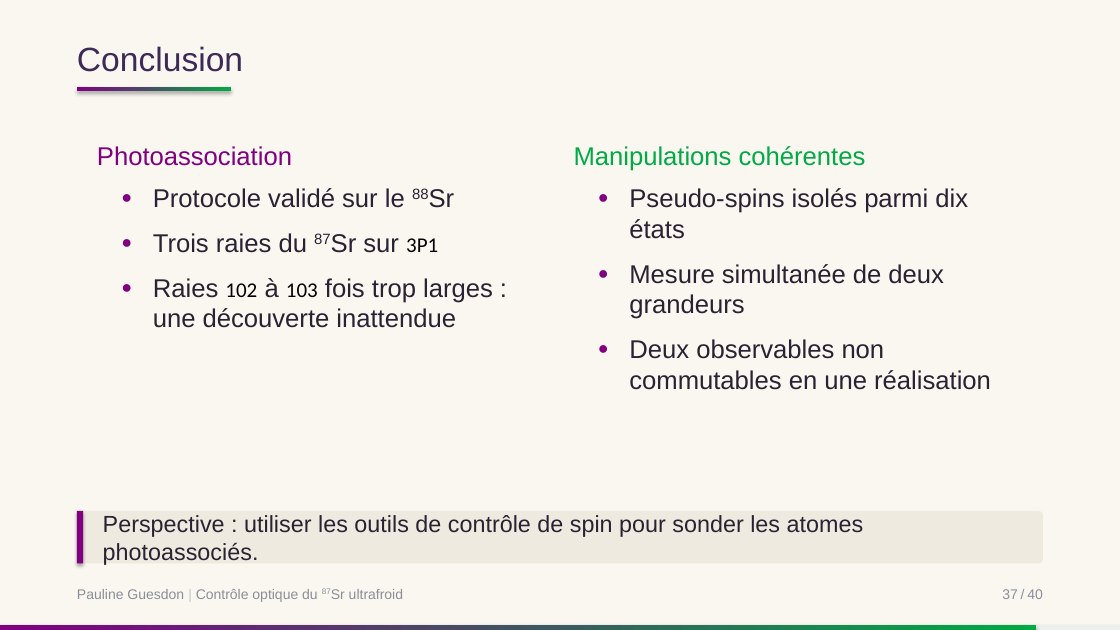
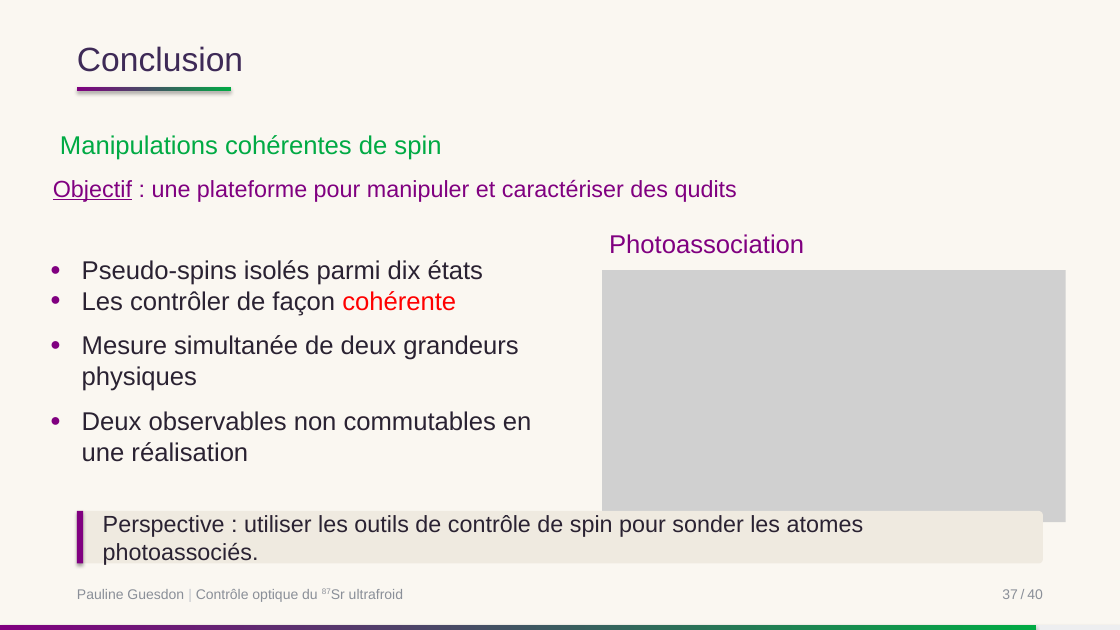
Before and after one commit to PaulineGuesdon/Inchallah-lui-il-marche, a slide deck: slide 42 of Soutenance/soutenance.pptx (slide 43 before the commit). Drawn at 1120x630 pixels with LibreOffice and Linux fonts; fonts in the diff are those of the drawing; grey boxes stand for pictures. Boxes give left, top, right and bottom in pixels: in the first picture for what was removed or moved away, otherwise in the second. Text is boxed around its words. In the diff, an @@ line names an element or a change of style, - is before the commit and + after.

```diff
--- a/Soutenance/soutenance.pptx
+++ b/Soutenance/soutenance.pptx
@@ text at box(53, 135, 737, 202): text changed; size 22 to 20 pt; text colour #00AA44 to #800080 @@
-Manipulations cohérentes
+Manipulations cohérentes de spin
+Objectif : une plateforme pour manipuler et caractériser des qudits
@@ text removed at box(153, 188, 493, 328) @@
-● Protocole validé sur le 88Sr
-● Trois raies du 87Sr sur 3P1
-● Raies 102 à 103 fois trop larges : une découverte inattendue
@@ text "Photoassociation": place and size @@
-text "Photoassociation" at box(97, 146, 292, 166)
+text "Photoassociation" at box(609, 234, 804, 254)
@@ text "Pseudo-spins isolés parmi dix états": place and size @@
-text "Pseudo-spins isolés parmi dix états" at box(629, 188, 991, 390)
+text "Pseudo-spins isolés parmi dix états" at box(82, 260, 532, 462)
@@ text at box(82, 291, 518, 391): text changed @@
-● Mesure simultanée de deux grandeurs
+● Les contrôler de façon cohérente
+● Mesure simultanée de deux grandeurs physiques
@@ picture added at box(602, 271, 1066, 523) @@
```
Also in this commit, not shown: 29 other slides changed, 1 slide added, 2 slides removed, 6 other files.
